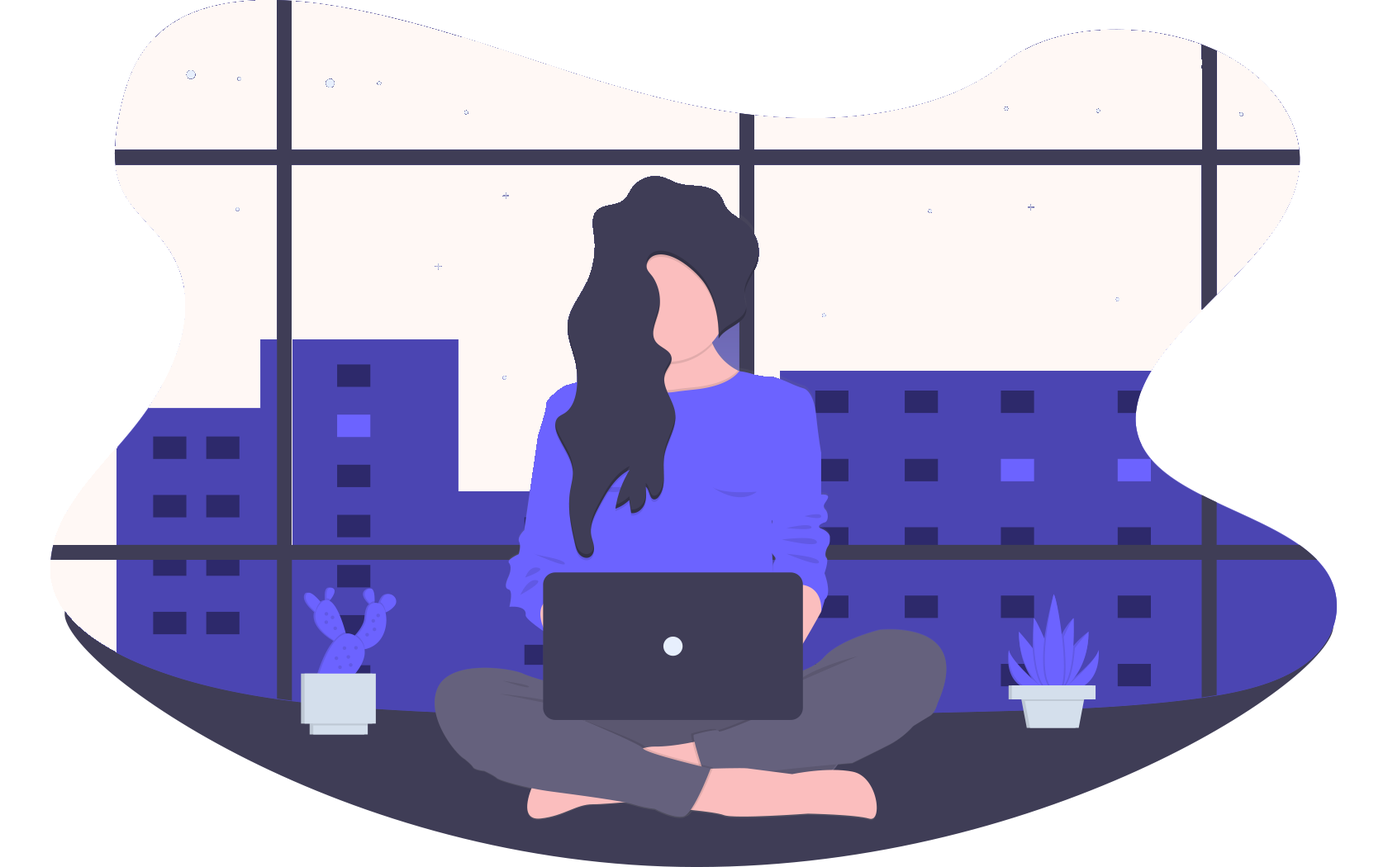
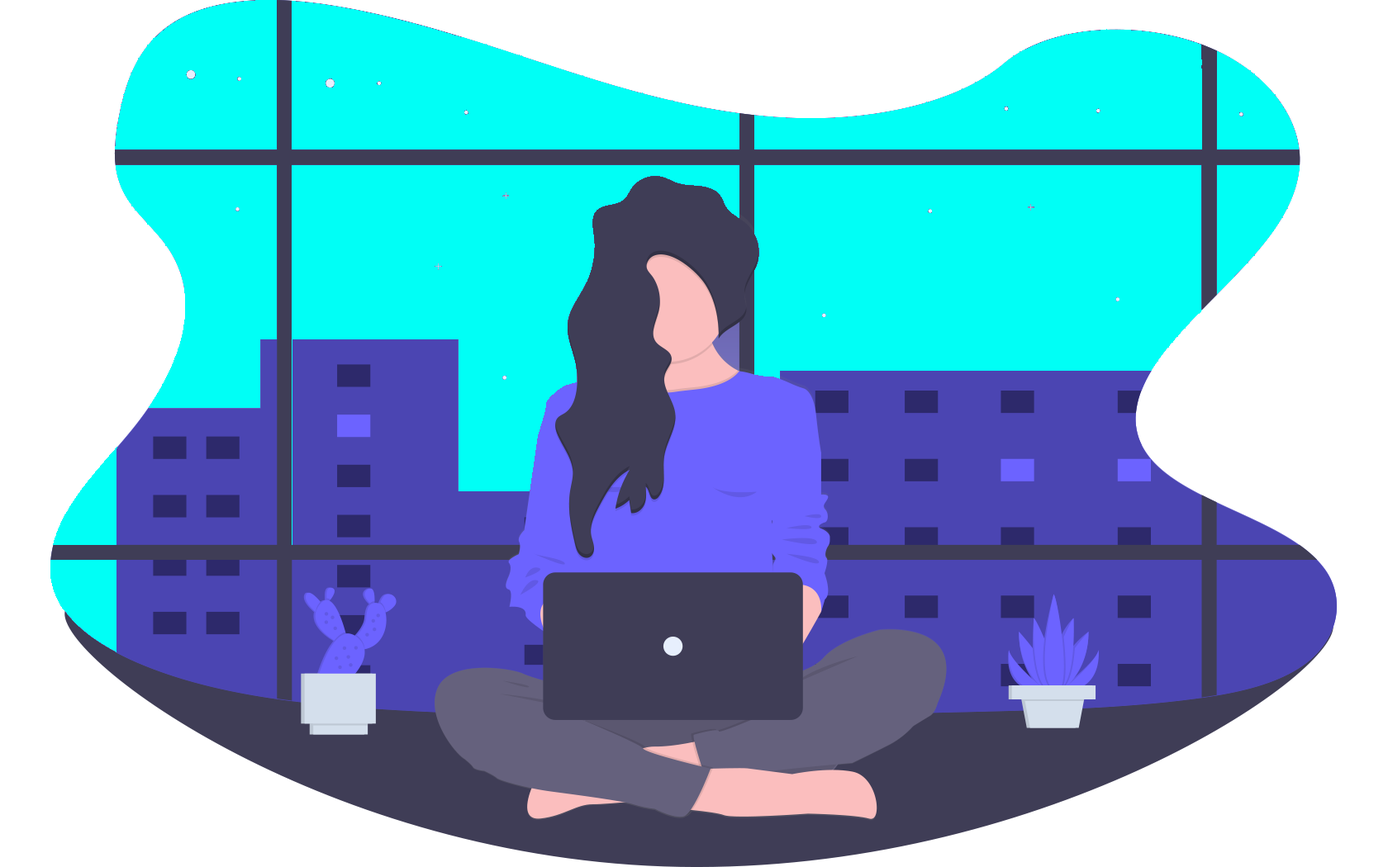
Layers edited between the first and the second 1388 x 867 image:
painted on "undraw_working_late_pukg" over 50, 0, 1300, 653
